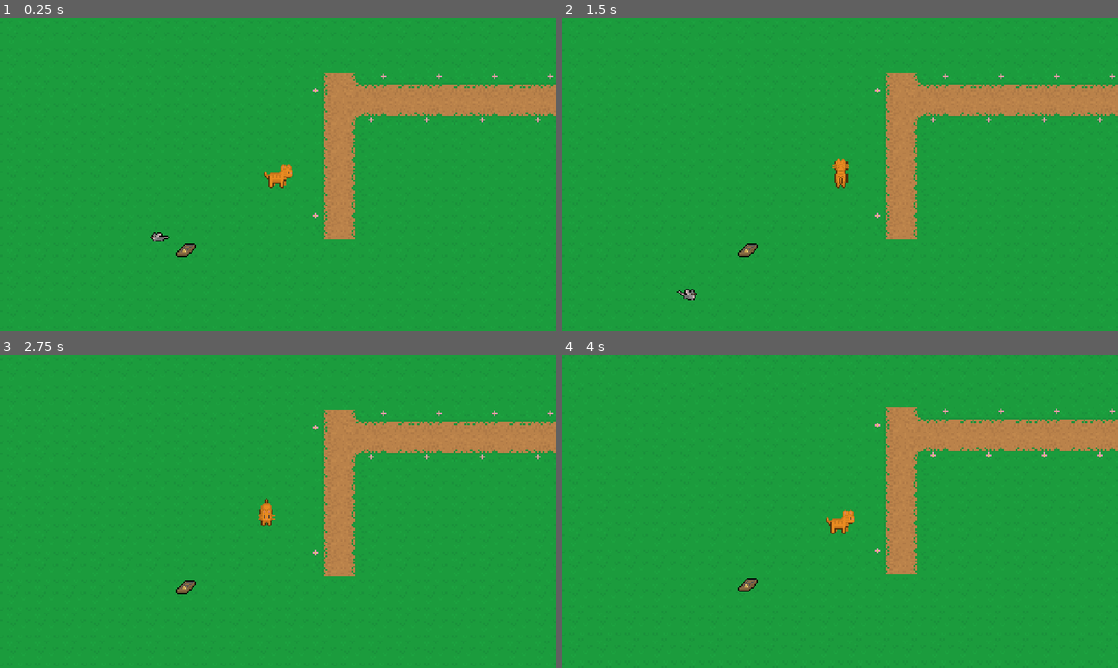
Above: before the commit, frames 1-4 (two rows, left to right).
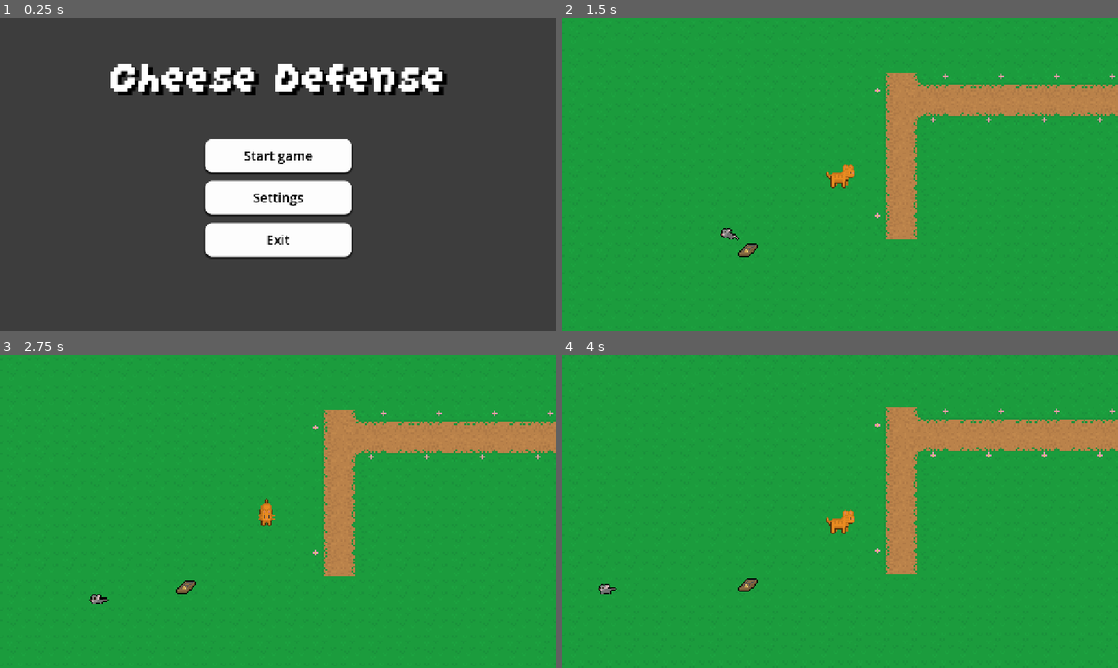
Above: after the commit, the same moments.

Repository: kamil-krecisz/Cat-and-Mouse-game
Game: Godot game, scene res://Scenes/main_menu.tscn
Two runs of this game, one before a commit and one after it. Both use one fixed random seed, a clock stepped at 60 frames per second and the inputs below. Before the commit the project starts from res://Scenes/main.tscn.
Inputs (mouse positions are in pixels of both pictures, inside the frame that each line leads up to):
- Up to frame 1 (0.25 s): no input
- Up to frame 2 (1.5 s): click (840, 196) at 0.5 s, where only the run after the commit has a clickable "Settings"; click (840, 155) at 1.25 s, where only the run after the commit has a clickable "Start game"
- Up to frame 3 (2.75 s): tap Enter (ui_accept) at 2, 2.27 s; move the mouse to (400, 495) at 2.02 s; tap A (a_movement) at 2.1 s; click (400, 495) at 2.17 s
- Up to frame 4 (4 s): move the mouse to (728, 527) at 2.77 s; tap D (d_movement) at 2.85 s; click (728, 527) at 2.92 s; tap Enter (ui_accept) at 3.02 s; move the mouse to (895, 442) at 3.52 s; tap S (s_movement) at 3.6 s; click (895, 442) at 3.67 s

The runs differ from the first frame. In frame 1, 100% of the frame differs, in the area x 0-100%, y 0-100%; in frame 2, 0.4%; in frame 3, less than 0.1%; in frame 4, less than 0.1%.

Commit message:
Commit 5.0 - Added main menu

Diff:
--- a/Scenes/Trap.tscn
+++ b/Scenes/Trap.tscn
@@ -1,6 +1,6 @@
 [gd_scene load_steps=5 format=3 uid="uid://ba7qoy6xh64iw"]
 
-[ext_resource type="Script" uid="uid://ko7khns27fon" path="res://Scenes/trap.gd" id="1_kcg2b"]
+[ext_resource type="Script" uid="uid://ko7khns27fon" path="res://scripts/trap.gd" id="1_kcg2b"]
 [ext_resource type="Texture2D" uid="uid://cpmtdd2ff6x5k" path="res://Sprites/MouseTrap.png" id="1_nkut1"]
 
 [sub_resource type="CircleShape2D" id="CircleShape2D_nkut1"]
--- /dev/null
+++ b/Scenes/main_menu.tscn
@@ -0,0 +1,187 @@
+[gd_scene load_steps=15 format=3 uid="uid://0r5ojogprjw1"]
+
+[ext_resource type="FontFile" uid="uid://cvienmopbysfc" path="res://fonts/GrapeSoda.ttf" id="1_28flt"]
+[ext_resource type="Script" uid="uid://bd2r6w4bodbnx" path="res://scripts/main_menu.gd" id="1_48xlc"]
+
+[sub_resource type="StyleBoxFlat" id="StyleBoxFlat_48xlc"]
+bg_color = Color(0.237539, 0.237539, 0.237539, 1)
+
+[sub_resource type="StyleBoxEmpty" id="StyleBoxEmpty_28flt"]
+
+[sub_resource type="StyleBoxFlat" id="StyleBoxFlat_28flt"]
+bg_color = Color(0.290196, 0.290196, 0.290196, 1)
+corner_radius_top_left = 16
+corner_radius_top_right = 16
+corner_radius_bottom_right = 16
+corner_radius_bottom_left = 16
+shadow_size = 4
+shadow_offset = Vector2(0, 3.41)
+
+[sub_resource type="StyleBoxFlat" id="StyleBoxFlat_ce3w2"]
+bg_color = Color(0.662457, 0.662451, 0.662452, 1)
+corner_radius_top_left = 16
+corner_radius_top_right = 16
+corner_radius_bottom_right = 16
+corner_radius_bottom_left = 16
+shadow_size = 4
+shadow_offset = Vector2(0, 3.41)
+
+[sub_resource type="StyleBoxFlat" id="StyleBoxFlat_n45e2"]
+bg_color = Color(0.288522, 0.288517, 0.288518, 1)
+corner_radius_top_left = 16
+corner_radius_top_right = 16
+corner_radius_bottom_right = 16
+corner_radius_bottom_left = 16
+shadow_size = 4
+shadow_offset = Vector2(0, 3.41)
+
+[sub_resource type="StyleBoxFlat" id="StyleBoxFlat_1ehe0"]
+bg_color = Color(0.991164, 0.991164, 0.991164, 1)
+corner_radius_top_left = 16
+corner_radius_top_right = 16
+corner_radius_bottom_right = 16
+corner_radius_bottom_left = 16
+shadow_size = 4
+shadow_offset = Vector2(0, 3.41)
+
+[sub_resource type="StyleBoxEmpty" id="StyleBoxEmpty_48xlc"]
+
+[sub_resource type="StyleBoxFlat" id="StyleBoxFlat_opfnp"]
+bg_color = Color(0.662457, 0.662451, 0.662452, 1)
+corner_radius_top_left = 16
+corner_radius_top_right = 16
+corner_radius_bottom_right = 16
+corner_radius_bottom_left = 16
+shadow_size = 4
+shadow_offset = Vector2(0, 3.41)
+
+[sub_resource type="StyleBoxFlat" id="StyleBoxFlat_cp0ys"]
+bg_color = Color(0.290196, 0.290196, 0.290196, 1)
+corner_radius_top_left = 16
+corner_radius_top_right = 16
+corner_radius_bottom_right = 16
+corner_radius_bottom_left = 16
+shadow_size = 4
+shadow_offset = Vector2(0, 3.41)
+
+[sub_resource type="StyleBoxEmpty" id="StyleBoxEmpty_1ehe0"]
+
+[sub_resource type="StyleBoxFlat" id="StyleBoxFlat_yhxw7"]
+bg_color = Color(0.662457, 0.662451, 0.662452, 1)
+corner_radius_top_left = 16
+corner_radius_top_right = 16
+corner_radius_bottom_right = 16
+corner_radius_bottom_left = 16
+shadow_size = 4
+shadow_offset = Vector2(0, 3.41)
+
+[sub_resource type="StyleBoxFlat" id="StyleBoxFlat_trj04"]
+bg_color = Color(0.290196, 0.290196, 0.290196, 1)
+corner_radius_top_left = 16
+corner_radius_top_right = 16
+corner_radius_bottom_right = 16
+corner_radius_bottom_left = 16
+shadow_size = 4
+shadow_offset = Vector2(0, 3.41)
+
+[node name="MainMenu" type="Control"]
+layout_mode = 3
+anchors_preset = 15
+anchor_right = 1.0
+anchor_bottom = 1.0
+grow_horizontal = 2
+grow_vertical = 2
+script = ExtResource("1_48xlc")
+
+[node name="Panel" type="Panel" parent="."]
+layout_mode = 1
+anchors_preset = 15
+anchor_right = 1.0
+anchor_bottom = 1.0
+grow_horizontal = 2
+grow_vertical = 2
+theme_override_styles/panel = SubResource("StyleBoxFlat_48xlc")
+
+[node name="VBoxContainer" type="VBoxContainer" parent="."]
+layout_mode = 1
+anchors_preset = 8
+anchor_left = 0.5
+anchor_top = 0.5
+anchor_right = 0.5
+anchor_bottom = 0.5
+offset_left = -168.5
+offset_top = -82.0
+offset_right = 168.5
+offset_bottom = 188.0
+grow_horizontal = 2
+grow_vertical = 2
+theme_override_constants/separation = 20
+alignment = 1
+
+[node name="StartButton" type="Button" parent="VBoxContainer"]
+layout_mode = 2
+size_flags_vertical = 3
+theme_override_colors/font_hover_pressed_color = Color(0, 0, 0, 1)
+theme_override_colors/font_hover_color = Color(0, 0, 0, 1)
+theme_override_colors/font_color = Color(0, 0, 0, 1)
+theme_override_colors/font_focus_color = Color(0, 0, 0, 1)
+theme_override_colors/font_pressed_color = Color(0, 0, 0, 1)
+theme_override_font_sizes/font_size = 30
+theme_override_styles/focus = SubResource("StyleBoxEmpty_28flt")
+theme_override_styles/hover_pressed = SubResource("StyleBoxFlat_28flt")
+theme_override_styles/hover = SubResource("StyleBoxFlat_ce3w2")
+theme_override_styles/pressed = SubResource("StyleBoxFlat_n45e2")
+theme_override_styles/normal = SubResource("StyleBoxFlat_1ehe0")
+text = "Start game"
+
+[node name="SettingsButton" type="Button" parent="VBoxContainer"]
+layout_mode = 2
+size_flags_vertical = 3
+theme_override_colors/font_hover_color = Color(0, 0, 0, 1)
+theme_override_colors/font_color = Color(0, 0, 0, 1)
+theme_override_colors/font_focus_color = Color(0, 0, 0, 1)
+theme_override_colors/font_pressed_color = Color(0, 0, 0, 1)
+theme_override_font_sizes/font_size = 30
+theme_override_styles/focus = SubResource("StyleBoxEmpty_48xlc")
+theme_override_styles/hover = SubResource("StyleBoxFlat_opfnp")
+theme_override_styles/pressed = SubResource("StyleBoxFlat_cp0ys")
+theme_override_styles/normal = SubResource("StyleBoxFlat_1ehe0")
+text = "Settings
+"
+
+[node name="ExitButton" type="Button" parent="VBoxContainer"]
+layout_mode = 2
+size_flags_vertical = 3
+theme_override_colors/font_hover_color = Color(0, 0, 0, 1)
+theme_override_colors/font_color = Color(0, 0, 0, 1)
+theme_override_colors/font_focus_color = Color(0, 0, 0, 1)
+theme_override_colors/font_pressed_color = Color(0, 0, 0, 1)
+theme_override_font_sizes/font_size = 30
+theme_override_styles/focus = SubResource("StyleBoxEmpty_1ehe0")
+theme_override_styles/hover = SubResource("StyleBoxFlat_yhxw7")
+theme_override_styles/pressed = SubResource("StyleBoxFlat_trj04")
+theme_override_styles/normal = SubResource("StyleBoxFlat_1ehe0")
+text = "Exit"
+
+[node name="Label" type="Label" parent="."]
+layout_mode = 1
+anchors_preset = 5
+anchor_left = 0.5
+anchor_right = 0.5
+offset_left = -441.5
+offset_top = 62.0
+offset_right = 441.5
+offset_bottom = 213.0
+grow_horizontal = 2
+theme_override_colors/font_shadow_color = Color(0, 0, 0, 1)
+theme_override_constants/shadow_offset_x = 10
+theme_override_constants/shadow_offset_y = 7
+theme_override_fonts/font = ExtResource("1_28flt")
+theme_override_font_sizes/font_size = 126
+text = "Cheese Defense"
+horizontal_alignment = 1
+vertical_alignment = 1
+
+[connection signal="pressed" from="VBoxContainer/StartButton" to="." method="_on_start_pressed"]
+[connection signal="pressed" from="VBoxContainer/SettingsButton" to="." method="_on_settings_pressed"]
+[connection signal="pressed" from="VBoxContainer/ExitButton" to="." method="_on_exit_pressed"]
--- a/project.godot
+++ b/project.godot
@@ -11,7 +11,7 @@
 [application]
 
 config/name="gra o kiciach"
-run/main_scene="res://Scenes/main.tscn"
+run/main_scene="uid://0r5ojogprjw1"
 config/features=PackedStringArray("4.4", "Forward Plus")
 config/icon="res://icon.svg"
 
--- /dev/null
+++ b/scripts/main_menu.gd
@@ -0,0 +1,13 @@
+extends Control
+
+
+func _on_start_pressed():
+	get_tree().change_scene_to_file("res://Scenes/main.tscn")
+
+
+func _on_settings_pressed():
+	print("Settings pressed")
+
+
+func _on_exit_pressed() -> void:
+	get_tree().quit()
Binary file added: fonts/GrapeSoda.ttf
Not shown, added: fonts/GrapeSoda.ttf.import
Not shown, added: scripts/main_menu.gd.uid
Renamed: Scenes/trap.gd -> scripts/trap.gd
Renamed: Scenes/trap.gd.uid -> scripts/trap.gd.uid
